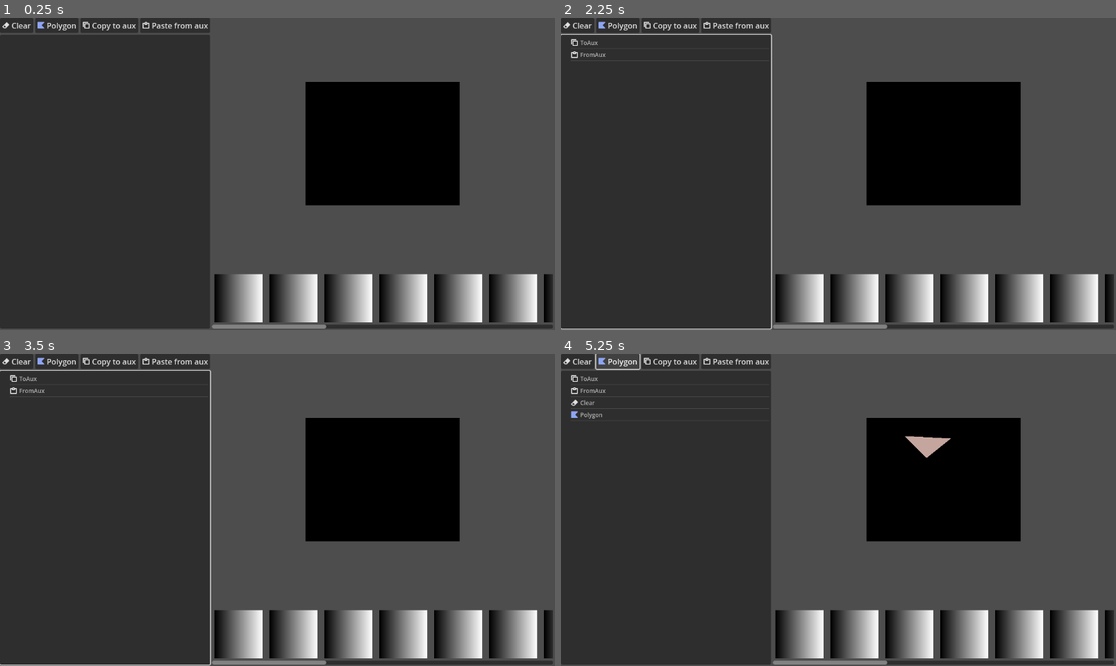
Above: before the commit, frames 1-4 (two rows, left to right).
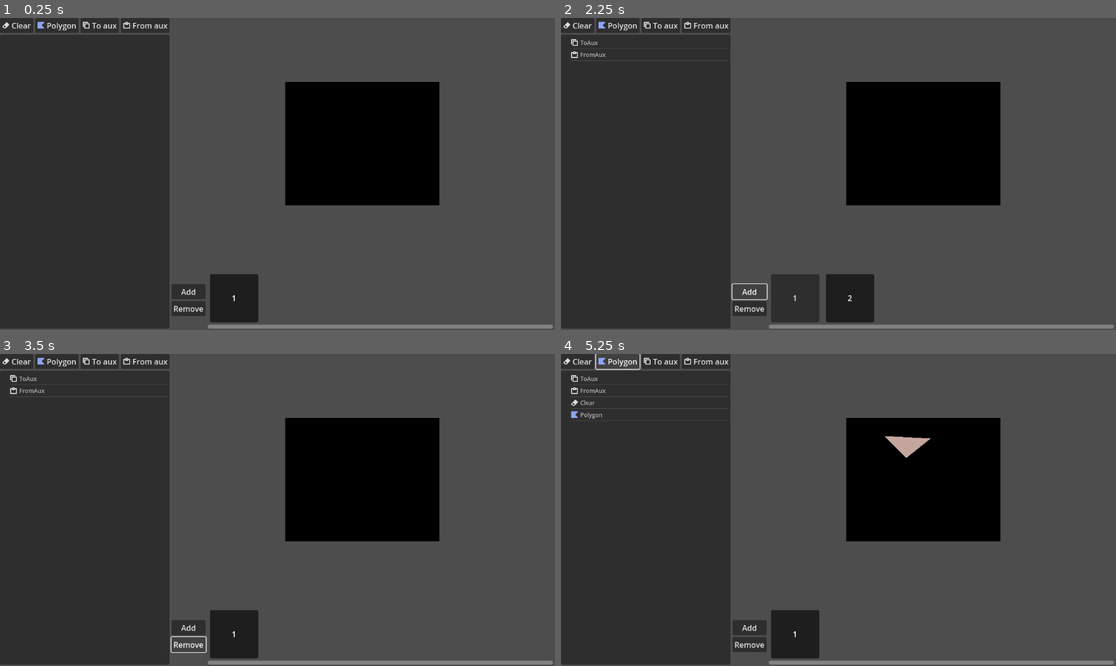
Above: after the commit, the same moments.

Repository: tehKaiN/blit_anim_editor
Game: Godot game, scene res://scenes/editor_main.tscn
The game is run twice, just before and just after one commit, with the same random seed, the same clock (stepped at 60 frames per second) and the same inputs.
Inputs (mouse positions are in pixels of both pictures, inside the frame that each line leads up to):
- Up to frame 1 (0.25 s): no input
- Up to frame 2 (2.25 s): click "Copy to aux" (after the commit: "To aux") at 0.5 s; click "Paste from aux" (after the commit: "From aux") at 1.25 s; click (749, 292) at 2 s, where only the run after the commit has a clickable "Add"
- Up to frame 3 (3.5 s): click (188, 644) at 2.75 s, where only the run after the commit has a clickable "Remove"
- Up to frame 4 (5.25 s): click (794, 634) at 3.5 s, where only the run after the commit has a clickable "1"; click "Clear" at 4.25 s; click "Polygon" at 5 s

The runs differ from the first frame. In frame 1, 17% of the frame differs, in the area x 16-100%, y 0-100%; in frame 2, 18%, in the area x 0-100%, y 0-100%; in frame 3, 18%; in frame 4, 18%.

Commit message:
add frame management controls, improve poly editor toolbar placement

Diff:
--- /dev/null
+++ b/resources/button_groups/frame_thumbnail_btngrp.tres
@@ -0,0 +1,4 @@
+[gd_resource type="ButtonGroup" format=3 uid="uid://4bb8mdouni2r"]
+
+[resource]
+resource_local_to_scene = false
--- a/scenes/editor_main.tscn
+++ b/scenes/editor_main.tscn
@@ -7,15 +7,10 @@
 [ext_resource type="Script" path="res://scripts/image_frame.gd" id="4_5usf1"]
 [ext_resource type="Texture2D" uid="uid://ce6npixdlvo2d" path="res://assets/icons/ActionCopy.png" id="4_rn7xw"]
 [ext_resource type="Texture2D" uid="uid://kkjn0i6qn4gf" path="res://assets/icons/ActionPaste.png" id="5_vay05"]
+[ext_resource type="PackedScene" uid="uid://ruj6lyoq0wy0" path="res://scenes/frame_thumbnail.tscn" id="8_sow1l"]
 
 [sub_resource type="PlaceholderTexture2D" id="PlaceholderTexture2D_5cc46"]
 size = Vector2(320, 256)
-
-[sub_resource type="Gradient" id="Gradient_5nl6j"]
-
-[sub_resource type="GradientTexture1D" id="GradientTexture1D_0y3da"]
-gradient = SubResource("Gradient_5nl6j")
-width = 100
 
 [node name="Control" type="Control"]
 layout_mode = 3
@@ -25,6 +20,7 @@
 grow_horizontal = 2
 grow_vertical = 2
 script = ExtResource("1_krg5v")
+frame_thumbnail_scene = ExtResource("8_sow1l")
 
 [node name="HBoxContainer" type="HBoxContainer" parent="."]
 layout_mode = 0
@@ -54,13 +50,13 @@
 [node name="CopyToAuxButton" type="Button" parent="HBoxContainer/VBoxContainer2/HBoxContainer"]
 unique_name_in_owner = true
 layout_mode = 2
-text = "Copy to aux"
+text = "To aux"
 icon = ExtResource("4_rn7xw")
 
 [node name="PasteFromAuxButton" type="Button" parent="HBoxContainer/VBoxContainer2/HBoxContainer"]
 unique_name_in_owner = true
 layout_mode = 2
-text = "Paste from aux"
+text = "From aux"
 icon = ExtResource("5_vay05")
 
 [node name="OpTree" type="Tree" parent="HBoxContainer/VBoxContainer2"]
@@ -95,277 +91,31 @@
 stretch_mode = 4
 script = ExtResource("4_5usf1")
 
-[node name="ScrollContainer" type="ScrollContainer" parent="HBoxContainer/VBoxContainer"]
+[node name="HBoxContainer" type="HBoxContainer" parent="HBoxContainer/VBoxContainer"]
 layout_mode = 2
+
+[node name="VBoxContainer" type="VBoxContainer" parent="HBoxContainer/VBoxContainer/HBoxContainer"]
+layout_mode = 2
+alignment = 1
+
+[node name="FrameAddButton" type="Button" parent="HBoxContainer/VBoxContainer/HBoxContainer/VBoxContainer"]
+unique_name_in_owner = true
+layout_mode = 2
+text = "Add"
+
+[node name="FrameRemoveButton" type="Button" parent="HBoxContainer/VBoxContainer/HBoxContainer/VBoxContainer"]
+unique_name_in_owner = true
+layout_mode = 2
+text = "Remove"
+
+[node name="ScrollContainer" type="ScrollContainer" parent="HBoxContainer/VBoxContainer/HBoxContainer"]
+layout_mode = 2
+size_flags_horizontal = 3
 horizontal_scroll_mode = 2
 vertical_scroll_mode = 0
 
-[node name="HBoxContainer" type="HBoxContainer" parent="HBoxContainer/VBoxContainer/ScrollContainer"]
+[node name="FrameThumbnailContainer" type="HBoxContainer" parent="HBoxContainer/VBoxContainer/HBoxContainer/ScrollContainer"]
+unique_name_in_owner = true
 layout_mode = 2
 size_flags_horizontal = 3
-
-[node name="MarginContainer" type="MarginContainer" parent="HBoxContainer/VBoxContainer/ScrollContainer/HBoxContainer"]
-layout_mode = 2
-theme_override_constants/margin_left = 5
-theme_override_constants/margin_top = 5
-theme_override_constants/margin_right = 5
-theme_override_constants/margin_bottom = 5
-
-[node name="TextureRect" type="TextureRect" parent="HBoxContainer/VBoxContainer/ScrollContainer/HBoxContainer/MarginContainer"]
-custom_minimum_size = Vector2(0, 100)
-layout_mode = 2
 size_flags_vertical = 3
-size_flags_stretch_ratio = 3.0
-texture = SubResource("GradientTexture1D_0y3da")
-
-[node name="MarginContainer6" type="MarginContainer" parent="HBoxContainer/VBoxContainer/ScrollContainer/HBoxContainer"]
-layout_mode = 2
-theme_override_constants/margin_left = 5
-theme_override_constants/margin_top = 5
-theme_override_constants/margin_right = 5
-theme_override_constants/margin_bottom = 5
-
-[node name="TextureRect" type="TextureRect" parent="HBoxContainer/VBoxContainer/ScrollContainer/HBoxContainer/MarginContainer6"]
-custom_minimum_size = Vector2(0, 100)
-layout_mode = 2
-size_flags_vertical = 3
-size_flags_stretch_ratio = 3.0
-texture = SubResource("GradientTexture1D_0y3da")
-
-[node name="MarginContainer7" type="MarginContainer" parent="HBoxContainer/VBoxContainer/ScrollContainer/HBoxContainer"]
-layout_mode = 2
-theme_override_constants/margin_left = 5
-theme_override_constants/margin_top = 5
-theme_override_constants/margin_right = 5
-theme_override_constants/margin_bottom = 5
-
-[node name="TextureRect" type="TextureRect" parent="HBoxContainer/VBoxContainer/ScrollContainer/HBoxContainer/MarginContainer7"]
-custom_minimum_size = Vector2(0, 100)
-layout_mode = 2
-size_flags_vertical = 3
-size_flags_stretch_ratio = 3.0
-texture = SubResource("GradientTexture1D_0y3da")
-
-[node name="MarginContainer8" type="MarginContainer" parent="HBoxContainer/VBoxContainer/ScrollContainer/HBoxContainer"]
-layout_mode = 2
-theme_override_constants/margin_left = 5
-theme_override_constants/margin_top = 5
-theme_override_constants/margin_right = 5
-theme_override_constants/margin_bottom = 5
-
-[node name="TextureRect" type="TextureRect" parent="HBoxContainer/VBoxContainer/ScrollContainer/HBoxContainer/MarginContainer8"]
-custom_minimum_size = Vector2(0, 100)
-layout_mode = 2
-size_flags_vertical = 3
-size_flags_stretch_ratio = 3.0
-texture = SubResource("GradientTexture1D_0y3da")
-
-[node name="MarginContainer9" type="MarginContainer" parent="HBoxContainer/VBoxContainer/ScrollContainer/HBoxContainer"]
-layout_mode = 2
-theme_override_constants/margin_left = 5
-theme_override_constants/margin_top = 5
-theme_override_constants/margin_right = 5
-theme_override_constants/margin_bottom = 5
-
-[node name="TextureRect" type="TextureRect" parent="HBoxContainer/VBoxContainer/ScrollContainer/HBoxContainer/MarginContainer9"]
-custom_minimum_size = Vector2(0, 100)
-layout_mode = 2
-size_flags_vertical = 3
-size_flags_stretch_ratio = 3.0
-texture = SubResource("GradientTexture1D_0y3da")
-
-[node name="MarginContainer10" type="MarginContainer" parent="HBoxContainer/VBoxContainer/ScrollContainer/HBoxContainer"]
-layout_mode = 2
-theme_override_constants/margin_left = 5
-theme_override_constants/margin_top = 5
-theme_override_constants/margin_right = 5
-theme_override_constants/margin_bottom = 5
-
-[node name="TextureRect" type="TextureRect" parent="HBoxContainer/VBoxContainer/ScrollContainer/HBoxContainer/MarginContainer10"]
-custom_minimum_size = Vector2(0, 100)
-layout_mode = 2
-size_flags_vertical = 3
-size_flags_stretch_ratio = 3.0
-texture = SubResource("GradientTexture1D_0y3da")
-
-[node name="MarginContainer11" type="MarginContainer" parent="HBoxContainer/VBoxContainer/ScrollContainer/HBoxContainer"]
-layout_mode = 2
-theme_override_constants/margin_left = 5
-theme_override_constants/margin_top = 5
-theme_override_constants/margin_right = 5
-theme_override_constants/margin_bottom = 5
-
-[node name="TextureRect" type="TextureRect" parent="HBoxContainer/VBoxContainer/ScrollContainer/HBoxContainer/MarginContainer11"]
-custom_minimum_size = Vector2(0, 100)
-layout_mode = 2
-size_flags_vertical = 3
-size_flags_stretch_ratio = 3.0
-texture = SubResource("GradientTexture1D_0y3da")
-
-[node name="MarginContainer12" type="MarginContainer" parent="HBoxContainer/VBoxContainer/ScrollContainer/HBoxContainer"]
-layout_mode = 2
-theme_override_constants/margin_left = 5
-theme_override_constants/margin_top = 5
-theme_override_constants/margin_right = 5
-theme_override_constants/margin_bottom = 5
-
-[node name="TextureRect" type="TextureRect" parent="HBoxContainer/VBoxContainer/ScrollContainer/HBoxContainer/MarginContainer12"]
-custom_minimum_size = Vector2(0, 100)
-layout_mode = 2
-size_flags_vertical = 3
-size_flags_stretch_ratio = 3.0
-texture = SubResource("GradientTexture1D_0y3da")
-
-[node name="MarginContainer13" type="MarginContainer" parent="HBoxContainer/VBoxContainer/ScrollContainer/HBoxContainer"]
-layout_mode = 2
-theme_override_constants/margin_left = 5
-theme_override_constants/margin_top = 5
-theme_override_constants/margin_right = 5
-theme_override_constants/margin_bottom = 5
-
-[node name="TextureRect" type="TextureRect" parent="HBoxContainer/VBoxContainer/ScrollContainer/HBoxContainer/MarginContainer13"]
-custom_minimum_size = Vector2(0, 100)
-layout_mode = 2
-size_flags_vertical = 3
-size_flags_stretch_ratio = 3.0
-texture = SubResource("GradientTexture1D_0y3da")
-
-[node name="MarginContainer14" type="MarginContainer" parent="HBoxContainer/VBoxContainer/ScrollContainer/HBoxContainer"]
-layout_mode = 2
-theme_override_constants/margin_left = 5
-theme_override_constants/margin_top = 5
-theme_override_constants/margin_right = 5
-theme_override_constants/margin_bottom = 5
-
-[node name="TextureRect" type="TextureRect" parent="HBoxContainer/VBoxContainer/ScrollContainer/HBoxContainer/MarginContainer14"]
-custom_minimum_size = Vector2(0, 100)
-layout_mode = 2
-size_flags_vertical = 3
-size_flags_stretch_ratio = 3.0
-texture = SubResource("GradientTexture1D_0y3da")
-
-[node name="MarginContainer15" type="MarginContainer" parent="HBoxContainer/VBoxContainer/ScrollContainer/HBoxContainer"]
-layout_mode = 2
-theme_override_constants/margin_left = 5
-theme_override_constants/margin_top = 5
-theme_override_constants/margin_right = 5
-theme_override_constants/margin_bottom = 5
-
-[node name="TextureRect" type="TextureRect" parent="HBoxContainer/VBoxContainer/ScrollContainer/HBoxContainer/MarginContainer15"]
-custom_minimum_size = Vector2(0, 100)
-layout_mode = 2
-size_flags_vertical = 3
-size_flags_stretch_ratio = 3.0
-texture = SubResource("GradientTexture1D_0y3da")
-
-[node name="MarginContainer16" type="MarginContainer" parent="HBoxContainer/VBoxContainer/ScrollContainer/HBoxContainer"]
-layout_mode = 2
-theme_override_constants/margin_left = 5
-theme_override_constants/margin_top = 5
-theme_override_constants/margin_right = 5
-theme_override_constants/margin_bottom = 5
-
-[node name="TextureRect" type="TextureRect" parent="HBoxContainer/VBoxContainer/ScrollContainer/HBoxContainer/MarginContainer16"]
-custom_minimum_size = Vector2(0, 100)
-layout_mode = 2
-size_flags_vertical = 3
-size_flags_stretch_ratio = 3.0
-texture = SubResource("GradientTexture1D_0y3da")
-
-[node name="MarginContainer17" type="MarginContainer" parent="HBoxContainer/VBoxContainer/ScrollContainer/HBoxContainer"]
-layout_mode = 2
-theme_override_constants/margin_left = 5
-theme_override_constants/margin_top = 5
-theme_override_constants/margin_right = 5
-theme_override_constants/margin_bottom = 5
-
-[node name="TextureRect" type="TextureRect" parent="HBoxContainer/VBoxContainer/ScrollContainer/HBoxContainer/MarginContainer17"]
-custom_minimum_size = Vector2(0, 100)
-layout_mode = 2
-size_flags_vertical = 3
-size_flags_stretch_ratio = 3.0
-texture = SubResource("GradientTexture1D_0y3da")
-
-[node name="MarginContainer18" type="MarginContainer" parent="HBoxContainer/VBoxContainer/ScrollContainer/HBoxContainer"]
-layout_mode = 2
-theme_override_constants/margin_left = 5
-theme_override_constants/margin_top = 5
-theme_override_constants/margin_right = 5
-theme_override_constants/margin_bottom = 5
-
-[node name="TextureRect" type="TextureRect" parent="HBoxContainer/VBoxContainer/ScrollContainer/HBoxContainer/MarginContainer18"]
-custom_minimum_size = Vector2(0, 100)
-layout_mode = 2
-size_flags_vertical = 3
-size_flags_stretch_ratio = 3.0
-texture = SubResource("GradientTexture1D_0y3da")
-
-[node name="MarginContainer19" type="MarginContainer" parent="HBoxContainer/VBoxContainer/ScrollContainer/HBoxContainer"]
-layout_mode = 2
-theme_override_constants/margin_left = 5
-theme_override_constants/margin_top = 5
-theme_override_constants/margin_right = 5
-theme_override_constants/margin_bottom = 5
-
-[node name="TextureRect" type="TextureRect" parent="HBoxContainer/VBoxContainer/ScrollContainer/HBoxContainer/MarginContainer19"]
-custom_minimum_size = Vector2(0, 100)
-layout_mode = 2
-size_flags_vertical = 3
-size_flags_stretch_ratio = 3.0
-texture = SubResource("GradientTexture1D_0y3da")
-
-[node name="MarginContainer2" type="MarginContainer" parent="HBoxContainer/VBoxContainer/ScrollContainer/HBoxContainer"]
-layout_mode = 2
-theme_override_constants/margin_left = 5
-theme_override_constants/margin_top = 5
-theme_override_constants/margin_right = 5
-theme_override_constants/margin_bottom = 5
-
-[node name="TextureRect" type="TextureRect" parent="HBoxContainer/VBoxContainer/ScrollContainer/HBoxContainer/MarginContainer2"]
-custom_minimum_size = Vector2(0, 100)
-layout_mode = 2
-size_flags_vertical = 3
-size_flags_stretch_ratio = 3.0
-texture = SubResource("GradientTexture1D_0y3da")
-
-[node name="MarginContainer3" type="MarginContainer" parent="HBoxContainer/VBoxContainer/ScrollContainer/HBoxContainer"]
-layout_mode = 2
-theme_override_constants/margin_left = 5
-theme_override_constants/margin_top = 5
-theme_override_constants/margin_right = 5
-theme_override_constants/margin_bottom = 5
-
-[node name="TextureRect" type="TextureRect" parent="HBoxContainer/VBoxContainer/ScrollContainer/HBoxContainer/MarginContainer3"]
-custom_minimum_size = Vector2(0, 100)
-layout_mode = 2
-size_flags_vertical = 3
-size_flags_stretch_ratio = 3.0
-texture = SubResource("GradientTexture1D_0y3da")
-
-[node name="MarginContainer4" type="MarginContainer" parent="HBoxContainer/VBoxContainer/ScrollContainer/HBoxContainer"]
-layout_mode = 2
-theme_override_constants/margin_left = 5
-theme_override_constants/margin_top = 5
-theme_override_constants/margin_right = 5
-theme_override_constants/margin_bottom = 5
-
-[node name="TextureRect" type="TextureRect" parent="HBoxContainer/VBoxContainer/ScrollContainer/HBoxContainer/MarginContainer4"]
-custom_minimum_size = Vector2(0, 100)
-layout_mode = 2
-size_flags_vertical = 3
-size_flags_stretch_ratio = 3.0
-texture = SubResource("GradientTexture1D_0y3da")
-
-[node name="MarginContainer5" type="MarginContainer" parent="HBoxContainer/VBoxContainer/ScrollContainer/HBoxContainer"]
-layout_mode = 2
-theme_override_constants/margin_left = 5
-theme_override_constants/margin_top = 5
-theme_override_constants/margin_right = 5
-theme_override_constants/margin_bottom = 5
-
-[node name="TextureRect" type="TextureRect" parent="HBoxContainer/VBoxContainer/ScrollContainer/HBoxContainer/MarginContainer5"]
-custom_minimum_size = Vector2(0, 100)
-layout_mode = 2
-size_flags_vertical = 3
-size_flags_stretch_ratio = 3.0
-texture = SubResource("GradientTexture1D_0y3da")
--- /dev/null
+++ b/scenes/frame_thumbnail.tscn
@@ -0,0 +1,20 @@
+[gd_scene load_steps=3 format=3 uid="uid://ruj6lyoq0wy0"]
+
+[ext_resource type="ButtonGroup" uid="uid://4bb8mdouni2r" path="res://resources/button_groups/frame_thumbnail_btngrp.tres" id="1_6gpr0"]
+[ext_resource type="Script" path="res://scripts/frame_thumbnail.gd" id="1_j1a4o"]
+
+[node name="FrameThumbnail" type="MarginContainer"]
+theme_override_constants/margin_left = 5
+theme_override_constants/margin_top = 5
+theme_override_constants/margin_right = 5
+theme_override_constants/margin_bottom = 5
+script = ExtResource("1_j1a4o")
+
+[node name="Button" type="Button" parent="."]
+unique_name_in_owner = true
+custom_minimum_size = Vector2(100, 100)
+layout_mode = 2
+size_flags_vertical = 3
+size_flags_stretch_ratio = 3.0
+toggle_mode = true
+button_group = ExtResource("1_6gpr0")
--- a/scenes/polygon_editor.tscn
+++ b/scenes/polygon_editor.tscn
@@ -19,10 +19,13 @@
 _gizmo_scene = ExtResource("2_2k41x")
 
 [node name="HBoxContainer" type="HBoxContainer" parent="."]
-layout_mode = 0
-offset_left = 250.0
-offset_right = 453.0
-offset_bottom = 40.0
+layout_mode = 1
+anchors_preset = 1
+anchor_left = 1.0
+anchor_right = 1.0
+offset_left = -229.0
+offset_bottom = 31.0
+grow_horizontal = 0
 
 [node name="AddButton" type="Button" parent="HBoxContainer"]
 unique_name_in_owner = true
--- a/scripts/editor_main.gd
+++ b/scripts/editor_main.gd
@@ -123,12 +123,17 @@
 			var bounds := Rect2i(min, max - min)
 			return bounds
 
+@export var frame_thumbnail_scene: PackedScene
+
 @onready var _add_clear_button: Button = %AddClearButton
 @onready var _add_polygon_button: Button = %AddPolygonButton
 @onready var _copy_to_aux_button: Button = %CopyToAuxButton
 @onready var _paste_from_aux_button: Button = %PasteFromAuxButton
 @onready var op_tree: Tree = %OpTree
 @onready var current_frame: ImageFrame = %CurrentFrame
+@onready var frame_thumbnail_container: HBoxContainer = %FrameThumbnailContainer
+@onready var frame_add_button: Button = %FrameAddButton
+@onready var frame_remove_button: Button = %FrameRemoveButton
 
 var current_op_editor: Control
 var current_frame_image: Image
@@ -159,8 +164,12 @@
 	_add_polygon_button.pressed.connect(_on_add_polygon_button_pressed)
 	_copy_to_aux_button.pressed.connect(_on_copy_to_aux_button_pressed)
 	_paste_from_aux_button.pressed.connect(_on_paste_from_aux_button_pressed)
+
 	op_tree.reordered.connect(_on_tree_reordered)
 	op_tree.item_selected.connect(_on_tree_item_selected)
+
+	frame_add_button.pressed.connect(_on_frame_add_button_pressed)
+	frame_remove_button.pressed.connect(_on_frame_remove_button_pressed)
 
 	current_frame_image = Image.create(320, 256, false, Image.FORMAT_RGB8)
 	scratch_image = Image.create(320, 256, false, Image.FORMAT_RGB8)
@@ -169,6 +178,7 @@
 	current_frame.texture = current_frame_texture
 	current_frame.get_parent().resized.connect(_on_frame_container_resized)
 
+	_on_frame_add_button_pressed()
 	_draw_frame_from_commands()
 
 
@@ -222,6 +232,32 @@
 	#current_frame.custom_minimum_size = Vector2i(320, 256) * scale
 	pass
 
+func _on_frame_add_button_pressed() -> void:
+	var frame_thumbnail := frame_thumbnail_scene.instantiate() as FrameThumbnail
+	frame_thumbnail_container.add_child(frame_thumbnail)
+	frame_thumbnail.is_selected = true
+	frame_thumbnail.text = str(frame_thumbnail_container.get_children().size())
+
+
+func _on_frame_remove_button_pressed() -> void:
+	var children := frame_thumbnail_container.get_children()
+	if children.size() <= 1:
+		return
+
+	for i: int in children.size():
+		var frame_thumbnail: FrameThumbnail = children[i]
+		if frame_thumbnail.is_selected:
+			var sibling: FrameThumbnail
+			if i == 0:
+				if children.size() > 1:
+					sibling = children[i + 1]
+			else:
+				sibling = children[i - 1]
+			sibling.is_selected = true
+			frame_thumbnail.queue_free()
+			break
+
+
 
 func _get_free_op_name(op_tree: Tree, base_name: String) ->  String:
 	var check_name := base_name
--- /dev/null
+++ b/scripts/frame_thumbnail.gd
@@ -0,0 +1,16 @@
+class_name FrameThumbnail
+extends MarginContainer
+
+@onready var _button: Button = %Button
+
+var is_selected: bool:
+	get:
+		return _button.button_pressed
+	set(value):
+		_button.button_pressed = value
+
+var text: String:
+	get:
+		return _button.text
+	set(value):
+		_button.text = value
Not shown: 1 places in scenes/editor_main.tscn that only renumber resources
